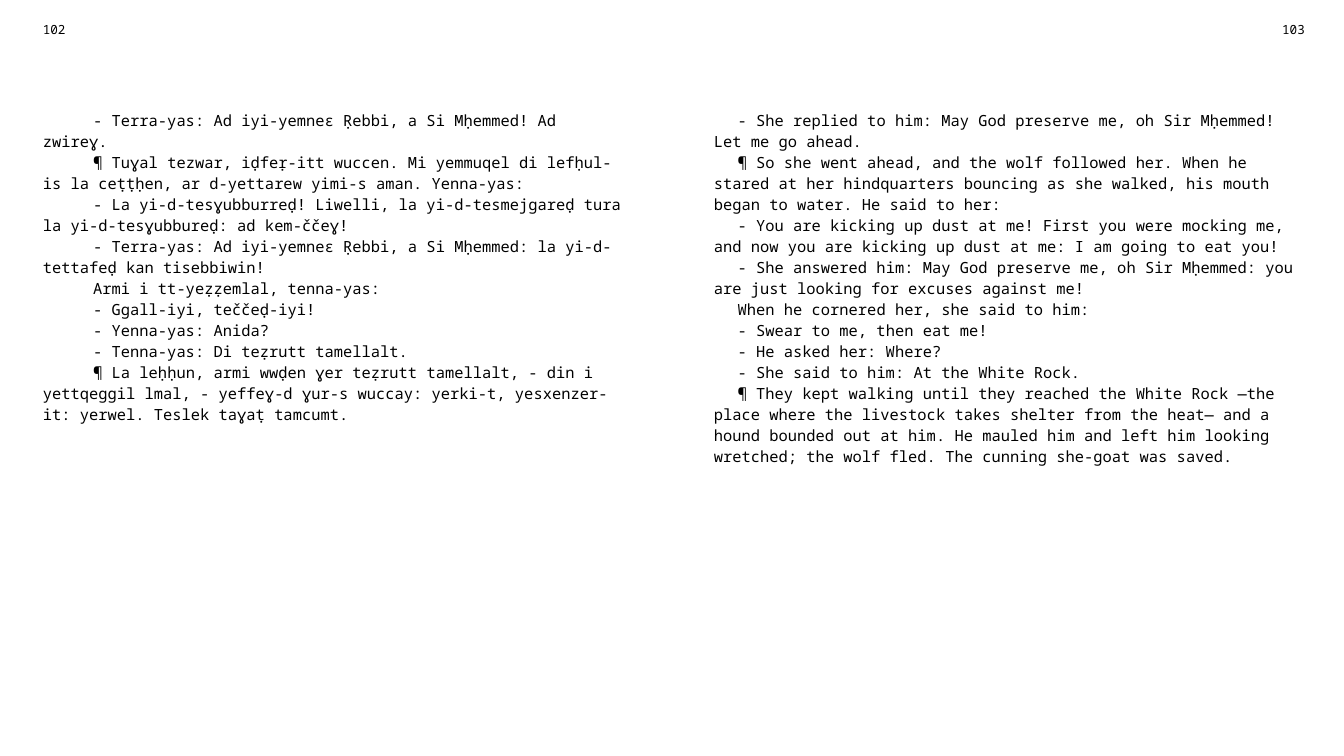
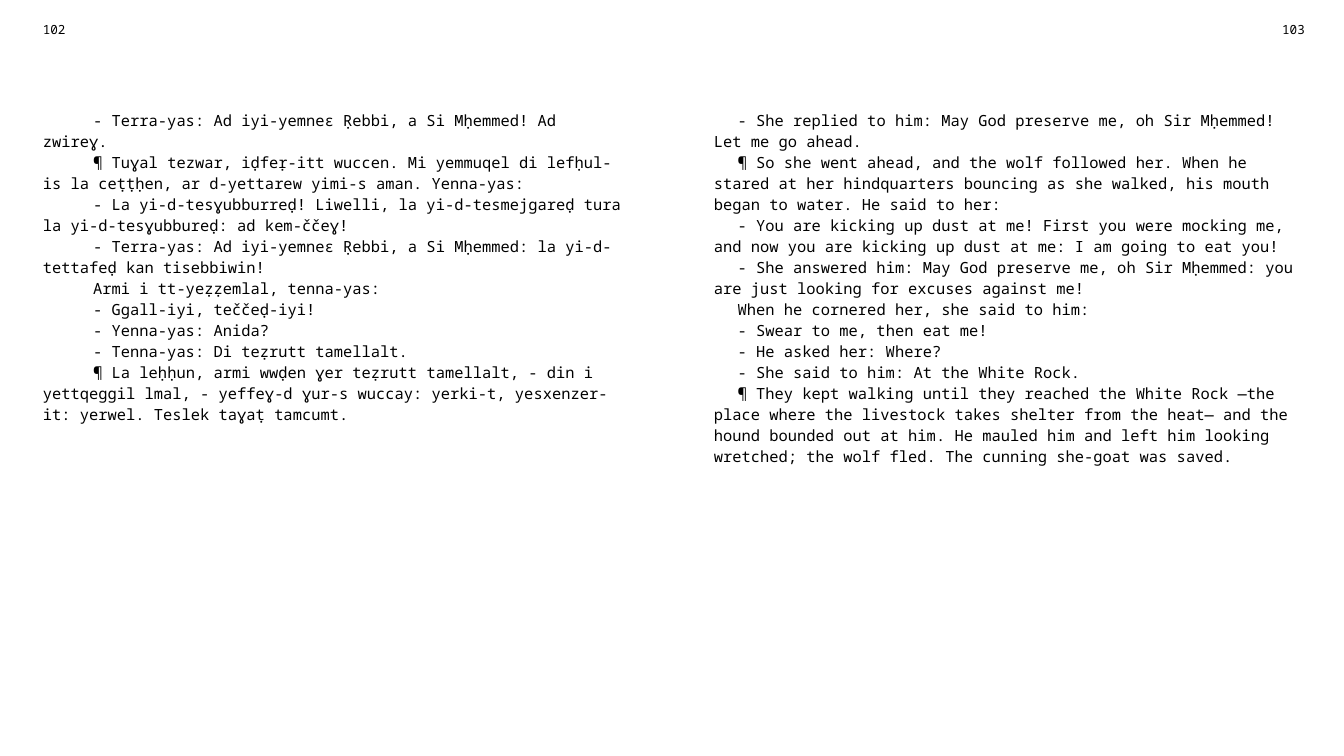
Before and after one commit to sferhah/tamacahut_n_wuccen, a slide deck: slide 47 of Uccen.ConsoleApp/uccen.eng.pptx. Drawn at 1344x756 pixels with LibreOffice and Linux fonts; fonts in the diff are those of the drawing. Boxes give left, top, right and bottom in pixels: in the first picture for what was removed or moved away, otherwise in the second. Text is boxed around its words. In the diff, an @@ line names an element or a change of style, - is before the commit and + after.

```diff
--- a/Uccen.ConsoleApp/uccen.eng.pptx
+++ b/Uccen.ConsoleApp/uccen.eng.pptx
@@ table at bbox=[32, 16, 1315, 729] @@
-row 3, column 3: - She replied to him: May God preserve me, oh Sir Mḥemmed! Let me go ahead. / ¶ So she went ahead, and the wolf followed her. When he stared at her hindquarters bouncing as she walked, his mouth began to water. He said to her: / - You are kicking up dust at me! First you were mocking me, and now you are kicking up dust at me: I am going to eat you! / - She answered him: May God preserve me, oh Sir Mḥemmed: you are just looking for excuses against me! / When he cornered her, she said to him: / - Swear to me, then eat me! / - He asked her: Where? / - She said to him: At the White Rock. / ¶ They kept walking until they reached the White Rock —the place where the livestock takes shelter from the heat— and a hound bounded out at him. He mauled him and left him looking wretched; the wolf fled. The cunning she-goat was saved.
+row 3, column 3: - She replied to him: May God preserve me, oh Sir Mḥemmed! Let me go ahead. / ¶ So she went ahead, and the wolf followed her. When he stared at her hindquarters bouncing as she walked, his mouth began to water. He said to her: / - You are kicking up dust at me! First you were mocking me, and now you are kicking up dust at me: I am going to eat you! / - She answered him: May God preserve me, oh Sir Mḥemmed: you are just looking for excuses against me! / When he cornered her, she said to him: / - Swear to me, then eat me! / - He asked her: Where? / - She said to him: At the White Rock. / ¶ They kept walking until they reached the White Rock —the place where the livestock takes shelter from the heat— and the hound bounded out at him. He mauled him and left him looking wretched; the wolf fled. The cunning she-goat was saved.
```
Also in this commit, not shown: 3 other slides changed, 3 other files.
